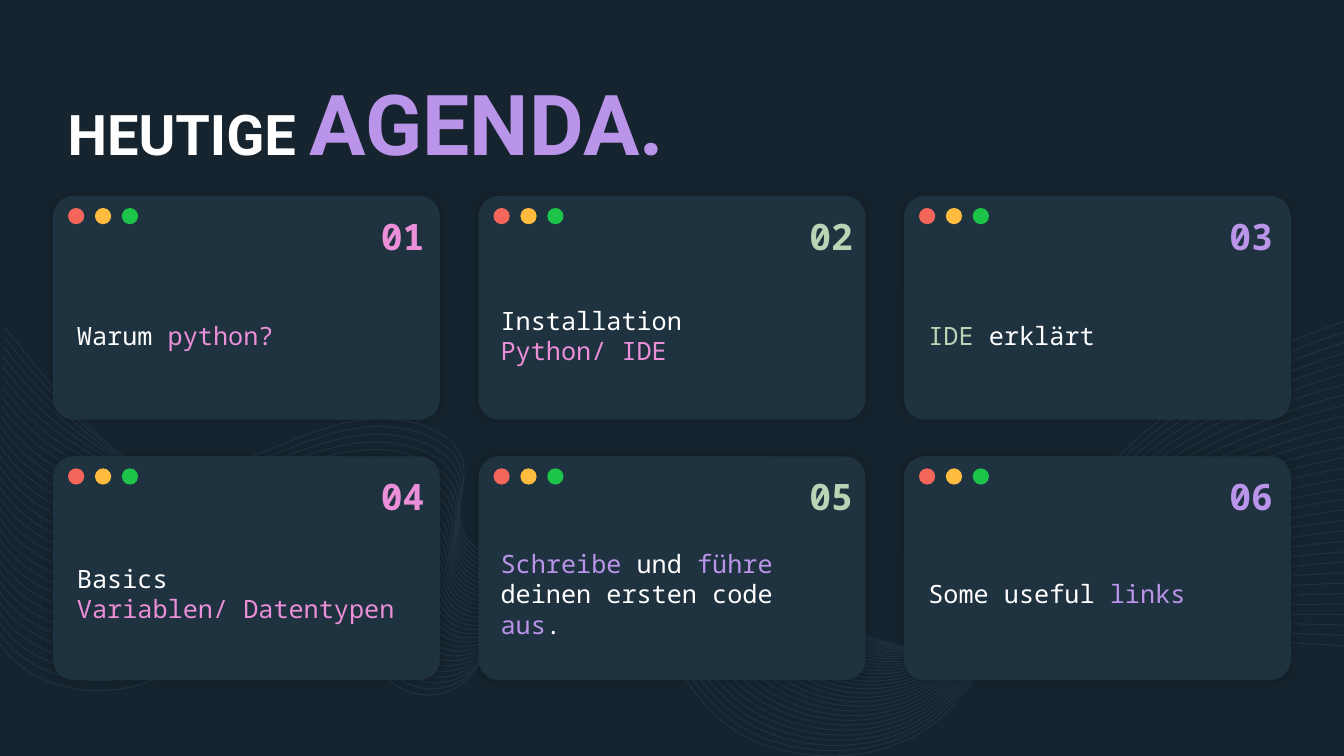
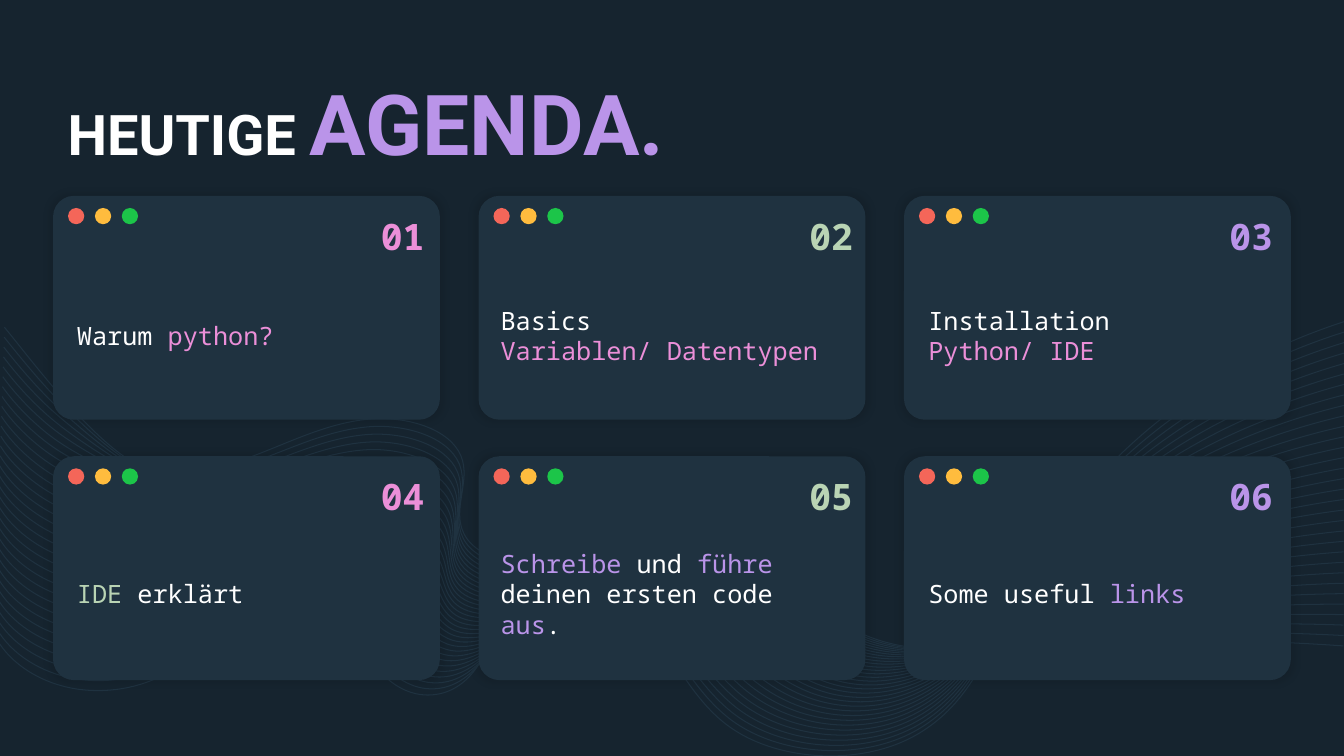
Before and after one commit to derech1e/python-beginner-course, a slide deck: slide 3 of lesson_1/lesson_1_ger.pptx. Drawn at 1344x756 pixels with LibreOffice and Linux fonts; fonts in the diff are those of the drawing. Boxes give left, top, right and bottom in pixels: in the first picture for what was removed or moved away, otherwise in the second. Text is boxed around its words. In the diff, an @@ line names an element or a change of style, - is before the commit and + after.

```diff
--- a/lesson_1/lesson_1_ger.pptx
+++ b/lesson_1/lesson_1_ger.pptx
@@ text at [501,311,818,366]: text changed; text colour #FFFFFF to #EB8FD8 @@
-Installation
-Python/ IDE
+Basics
+Variablen/ Datentypen
@@ text at [928,311,1109,366]: text changed @@
-IDE erklärt
+Installation
+Python/ IDE
@@ text at [77,584,243,604]: text changed; text colour #EB8FD8 to #FFFFFF @@
-Basics
-Variablen/ Datentypen
+IDE erklärt
```
